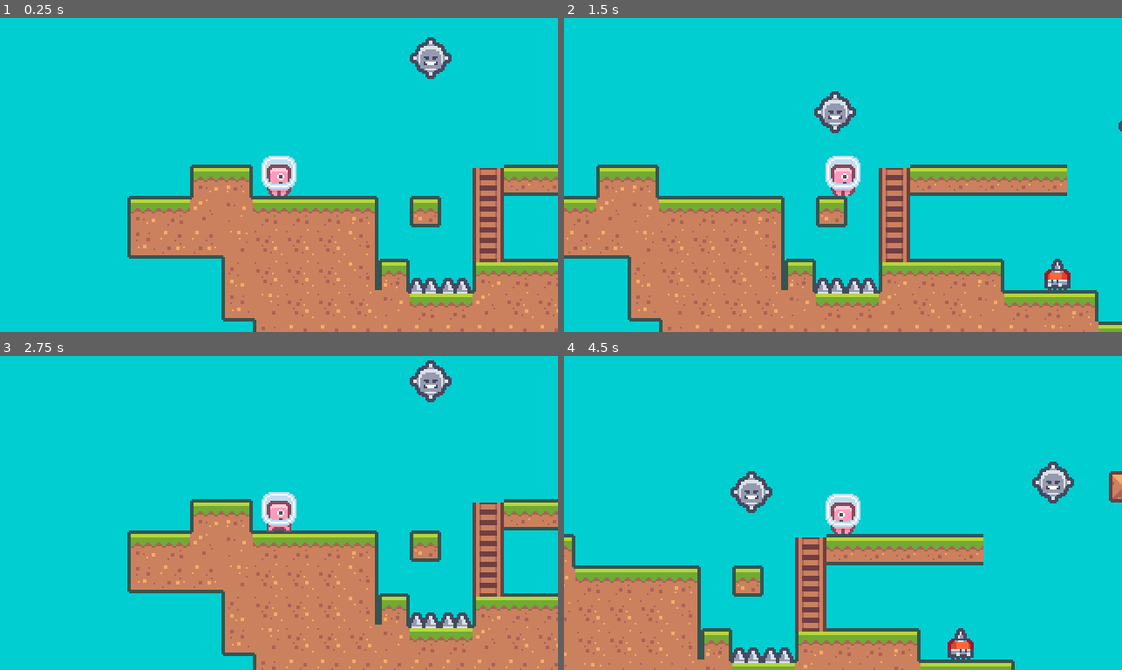
Above: before the commit, frames 1-4 (two rows, left to right).
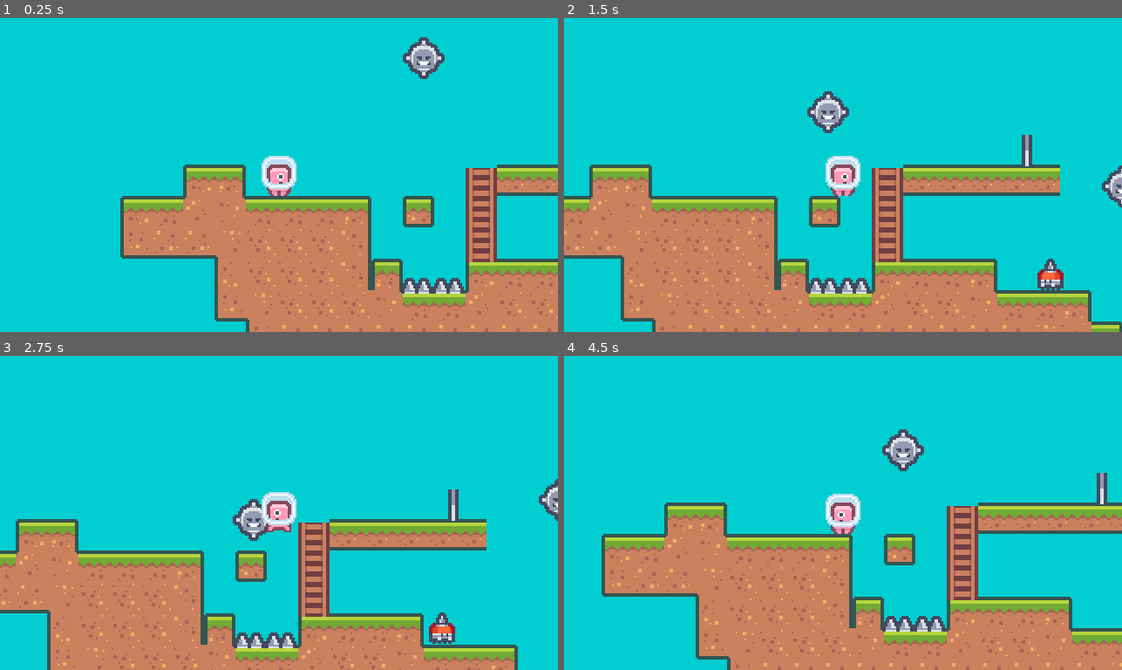
Above: after the commit, the same moments.

Repository: elbow667/PixelPlatformerG4
Game: Godot game, scene res://Scenes/world.tscn
The game is run twice, just before and just after one commit, with the same random seed, the same clock (stepped at 60 frames per second) and the same inputs.
Inputs:
- Up to frame 1 (0.25 s): no input
- Up to frame 2 (1.5 s): tap Enter (ui_accept) at 0.5, 0.77 s; hold D (ui_right) from 0.53 s (still down)
- Up to frame 3 (2.75 s): tap Enter (ui_accept) at 1.52 s; release D (ui_right) at 2.03 s; hold A (ui_left) from 2.03 s (still down)
- Up to frame 4 (4.5 s): release A (ui_left) at 2.78 s; hold D (ui_right) 2.78-4.28 s; tap Enter (ui_accept) at 3.02, 3.77 s; hold A (ui_left) from 4.28 s (still down)

The runs differ from the first frame. In frame 1, 8.0% of the frame differs, in the area x 21-100%, y 6-100%; in frame 2, 9.7%; in frame 3, 38%, in the area x 0-100%, y 1-100%; in frame 4, 37%.
Error in both runs: Invalid assignment of property or key 'playback_speed' with value of type 'int' on a base object of type 'AnimationPlayer'. (res://Scripts/moving_spike_enemy.g…

Commit message:
Tutorial 12 (RemoteTransform + Checkpoints)

Diff:
--- /dev/null
+++ b/Scenes/checkpoint.tscn
@@ -0,0 +1,48 @@
+[gd_scene load_steps=8 format=3 uid="uid://fncuiimij6di"]
+
+[ext_resource type="Texture2D" uid="uid://be8pjbkddf88d" path="res://Art/Tiles/tiles_packed.png" id="1_1ricw"]
+[ext_resource type="Script" path="res://Scripts/checkpoint.gd" id="1_gfqac"]
+
+[sub_resource type="AtlasTexture" id="AtlasTexture_1s21t"]
+atlas = ExtResource("1_1ricw")
+region = Rect2(198, 90, 18, 18)
+
+[sub_resource type="AtlasTexture" id="AtlasTexture_1o12n"]
+atlas = ExtResource("1_1ricw")
+region = Rect2(216, 90, 18, 18)
+
+[sub_resource type="AtlasTexture" id="AtlasTexture_7eksg"]
+atlas = ExtResource("1_1ricw")
+region = Rect2(198, 108, 18, 18)
+
+[sub_resource type="SpriteFrames" id="SpriteFrames_lpuas"]
+animations = [{
+"frames": [SubResource("AtlasTexture_1s21t"), SubResource("AtlasTexture_1o12n")],
+"loop": true,
+"name": &"Checked",
+"speed": 5.0
+}, {
+"frames": [SubResource("AtlasTexture_7eksg")],
+"loop": true,
+"name": &"Unchecked",
+"speed": 5.0
+}]
+
+[sub_resource type="RectangleShape2D" id="RectangleShape2D_dcrxo"]
+size = Vector2(18, 18)
+
+[node name="Checkpoint" type="Area2D"]
+position = Vector2(0, 8)
+collision_mask = 2
+script = ExtResource("1_gfqac")
+
+[node name="AnimatedSprite2D" type="AnimatedSprite2D" parent="."]
+position = Vector2(0, -8)
+frames = SubResource("SpriteFrames_lpuas")
+animation = &"Unchecked"
+
+[node name="CollisionShape2D" type="CollisionShape2D" parent="."]
+position = Vector2(0, -8)
+shape = SubResource("RectangleShape2D_dcrxo")
+
+[connection signal="body_entered" from="." to="." method="_on_body_entered"]
--- a/Scenes/moving_spike_enemy.tscn
+++ b/Scenes/moving_spike_enemy.tscn
@@ -33,8 +33,8 @@
 tracks/0/imported = false
 tracks/0/enabled = true
 tracks/0/path = NodePath("PathFollow2D:progress_ratio")
-tracks/0/interp = 1
-tracks/0/loop_wrap = true
+tracks/0/interp = 2
+tracks/0/loop_wrap = false
 tracks/0/keys = {
 "times": PackedFloat32Array(0, 18),
 "transitions": PackedFloat32Array(1, 1),
--- a/Scenes/player.tscn
+++ b/Scenes/player.tscn
@@ -8,6 +8,7 @@
 size = Vector2(12, 16)
 
 [node name="Player" type="CharacterBody2D"]
+position = Vector2(0, -12)
 collision_layer = 2
 script = ExtResource("1_xu5c6")
 moveData = ExtResource("2_j0gby")
@@ -37,5 +38,7 @@
 wait_time = 0.2
 one_shot = true
 
+[node name="RemoteTransform2D" type="RemoteTransform2D" parent="."]
+
 [connection signal="timeout" from="JumpBufferTimer" to="." method="_on_jump_buffer_timer_timeout"]
 [connection signal="timeout" from="CoyoteJumpTimer" to="." method="_on_coyote_jump_timer_timeout"]
--- a/Scenes/world.tscn
+++ b/Scenes/world.tscn
@@ -7,6 +7,7 @@
 [ext_resource type="PackedScene" uid="uid://x0tlqfyitnkd" path="res://Scenes/walking_enemy.tscn" id="5_2waxf"]
 [ext_resource type="PackedScene" uid="uid://bal4kcsaljugf" path="res://Scenes/ladder.tscn" id="6_toyle"]
 [ext_resource type="PackedScene" uid="uid://cucpibqvdufc1" path="res://Scenes/moving_spike_enemy.tscn" id="7_u1g4o"]
+[ext_resource type="PackedScene" uid="uid://fncuiimij6di" path="res://Scenes/checkpoint.tscn" id="8_pny3j"]
 
 [sub_resource type="Curve2D" id="Curve2D_1sdoa"]
 _data = {
@@ -28,11 +29,8 @@
 layer_0/tile_data = PackedInt32Array(7, 131073, 0, 8, 131073, 0, 9, 131073, 0, 10, 131073, 0, 11, 131073, 0, 196614, 65 …(2522 unchanged characters)…
 
 [node name="Player" parent="." instance=ExtResource("2_1poif")]
-position = Vector2(91, 84)
+position = Vector2(95, 66)
 z_index = 10
-
-[node name="RemoteTransform2D" type="RemoteTransform2D" parent="Player"]
-remote_path = NodePath("../../Camera2D")
 
 [node name="Camera2D" type="Camera2D" parent="."]
 position = Vector2(91, 84)
@@ -66,3 +64,11 @@
 position = Vector2(425, 112)
 curve = SubResource("Curve2D_3oc80")
 speed = 3
+
+[node name="Timer" type="Timer" parent="."]
+
+[node name="Checkpoint" parent="." instance=ExtResource("8_pny3j")]
+position = Vector2(585, 94)
+
+[node name="Checkpoint2" parent="." instance=ExtResource("8_pny3j")]
+position = Vector2(297, 76)
--- /dev/null
+++ b/Scripts/Events.gd
@@ -0,0 +1,5 @@
+extends Node
+
+
+signal player_died
+signal hit_checkpoint(checkpoint_position)
--- /dev/null
+++ b/Scripts/checkpoint.gd
@@ -0,0 +1,12 @@
+extends Area2D
+
+@onready var animatedSprite: = $AnimatedSprite2D
+
+var active = true
+
+func _on_body_entered(body):
+	if not body is Player: return
+	if not active: return
+	animatedSprite.play("Checked")
+	active = false
+	Events.hit_checkpoint.emit(position)
--- a/Scripts/player.gd
+++ b/Scripts/player.gd
@@ -12,7 +12,7 @@
 @onready var ladderCheck: RayCast2D = $LadderCheck
 @onready var jumpBufferTimer: Timer = $JumpBufferTimer
 @onready var coyoteJumpTimer: Timer = $CoyoteJumpTimer
-
+@onready var remoteTransform2D: = $RemoteTransform2D
 
 @export var moveData: PlayerMovmentData
 
@@ -73,7 +73,13 @@
 
 func player_die():
 	SoundPlayer.play_sound(SoundPlayer.HURT)
-	get_tree().reload_current_scene()
+	queue_free()
+	Events.player_died.emit()
+
+
+func connect_camera(camera):
+	var camera_path = camera.get_path()
+	remoteTransform2D.remote_path = camera_path
 
 func can_jump():
 	return is_on_floor() or coyote_jump
--- a/Scripts/world.gd
+++ b/Scripts/world.gd
@@ -1,6 +1,29 @@
 extends Node2D
 
+const PlayerScene = preload("res://Scenes/player.tscn")
+
+var player_spawn_location = Vector2.ZERO
+
+@onready var camera: = $Camera2D
+@onready var player: = $Player
+@onready var timer: = $Timer
 
 # Called when the node enters the scene tree for the first time.
 func _ready():
 	RenderingServer.set_default_clear_color(Color.DARK_TURQUOISE)
+	player.connect_camera(camera)
+	player_spawn_location = player.global_position
+	Events.player_died.connect(_on_player_died)
+	Events.hit_checkpoint.connect(_on_hit_checkpoint)
+
+func _on_player_died():
+	timer.start(1.0)
+	await timer.timeout
+	var player = PlayerScene.instantiate()
+	player.position = player_spawn_location
+	add_child(player)
+	player.connect_camera(camera)
+
+func _on_hit_checkpoint(checkpoint_position):
+	# somehow i'm off by 10px exactly on the y axis adjusting for now
+	player_spawn_location = checkpoint_position + Vector2(0, -10)
--- a/project.godot
+++ b/project.godot
@@ -40,6 +40,7 @@
 [autoload]
 
 SoundPlayer="*res://Scenes/sound_player.tscn"
+Events="*res://Scripts/Events.gd"
 
 [display]
 
Not shown: 1 places in Scenes/world.tscn that only renumber resources
Not shown, changed: README.md
